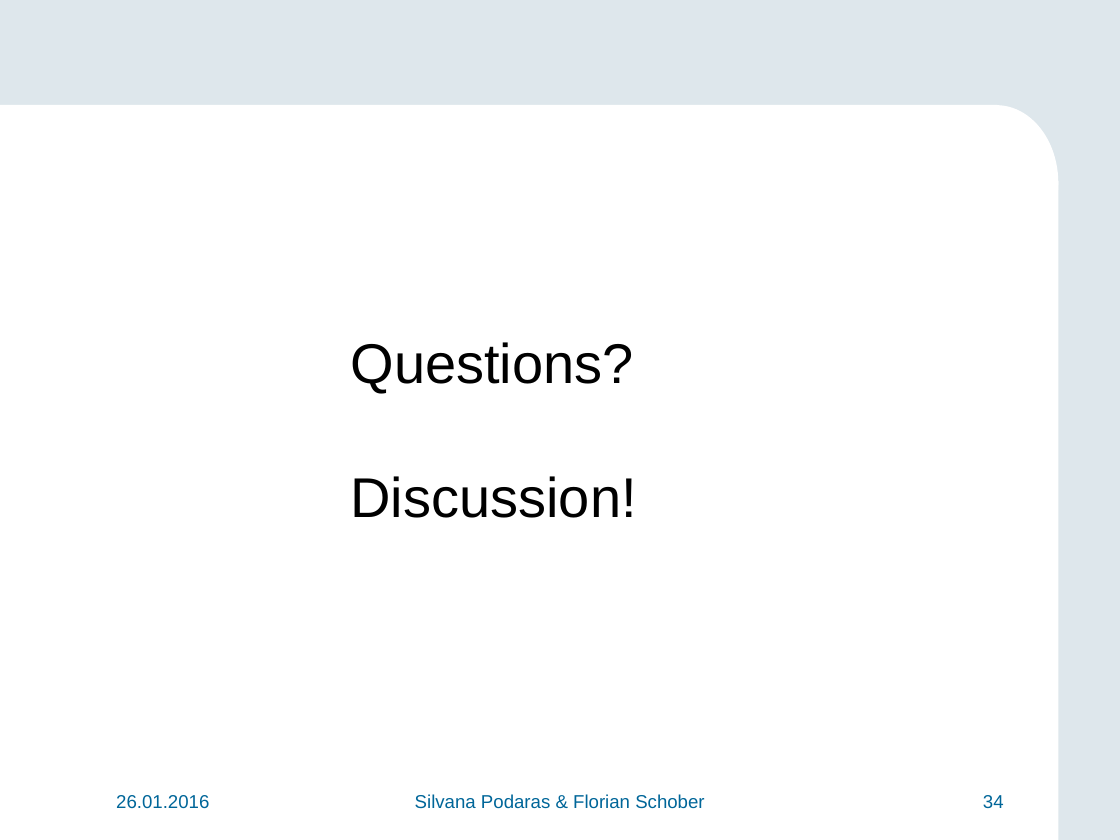
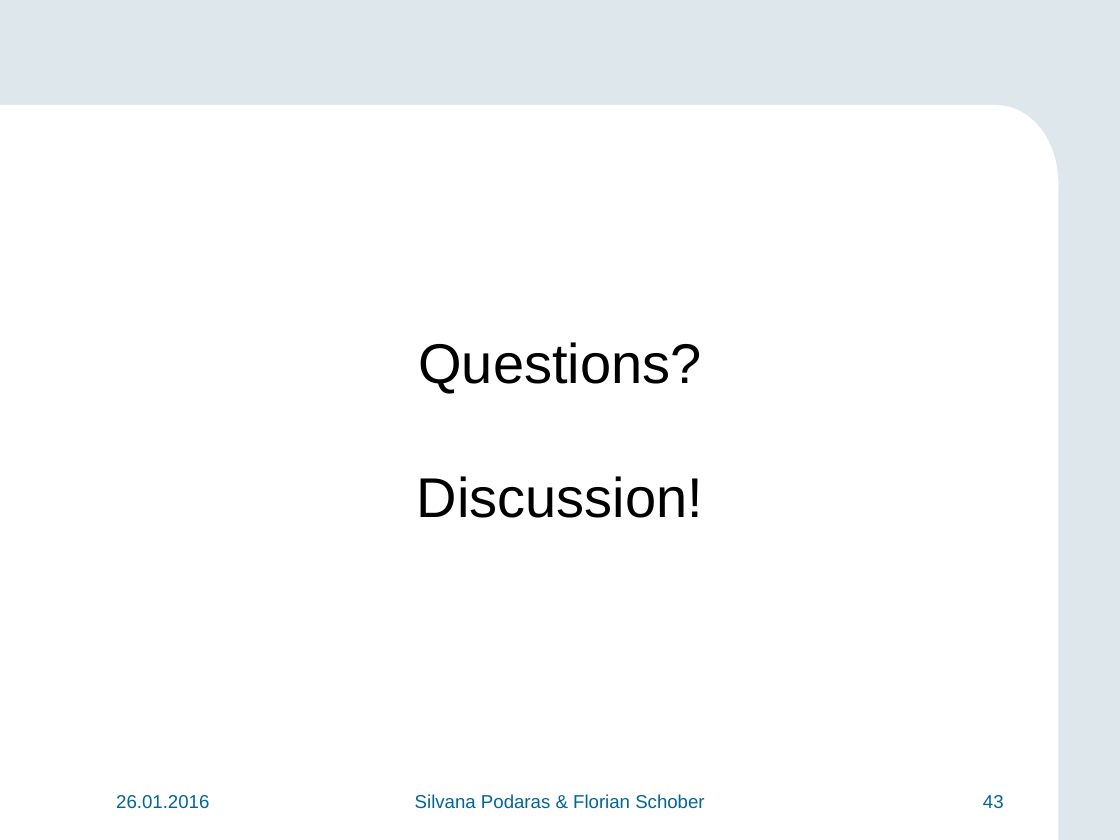
Before and after one commit to teretrus/VisSeminar, a slide deck: slide 43 of presentation/Presentation.pptx (slide 34 before the commit). Drawn at 1120x840 pixels with LibreOffice and Linux fonts; fonts in the diff are those of the drawing; background and template pictures are left out. Boxes give left, top, right and bottom in pixels: in the first picture for what was removed or moved away, otherwise in the second. Text is boxed around its words. In the diff, an @@ line names an element or a change of style, - is before the commit and + after.

```diff
--- a/presentation/Presentation.pptx
+++ b/presentation/Presentation.pptx
@@ title "Questions? Discussion!": place and size @@
-title "Questions? Discussion!" at (351,342,637,518)
+title "Questions? Discussion!" at (417,342,703,518)
@@ title "Questions? Discussion!" at (417,342,703,518): alignment left to centre @@
@@ page number at (983,795,1004,808): text changed @@
-34
+43
```
Also in this commit, not shown: 10 other slides changed, 9 slides added, 1 other file.
